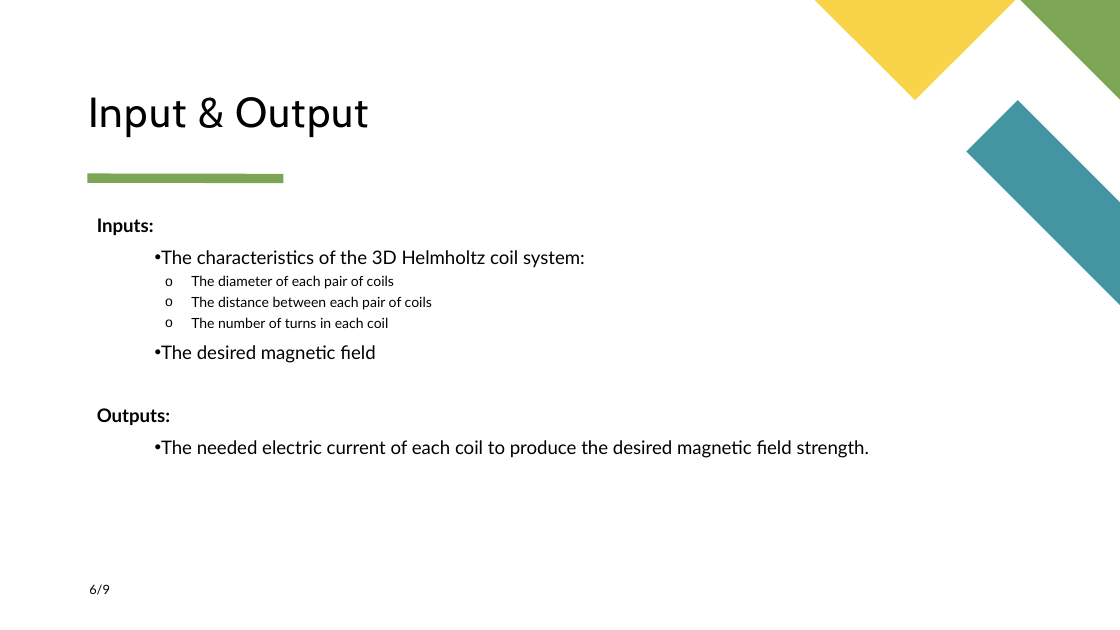
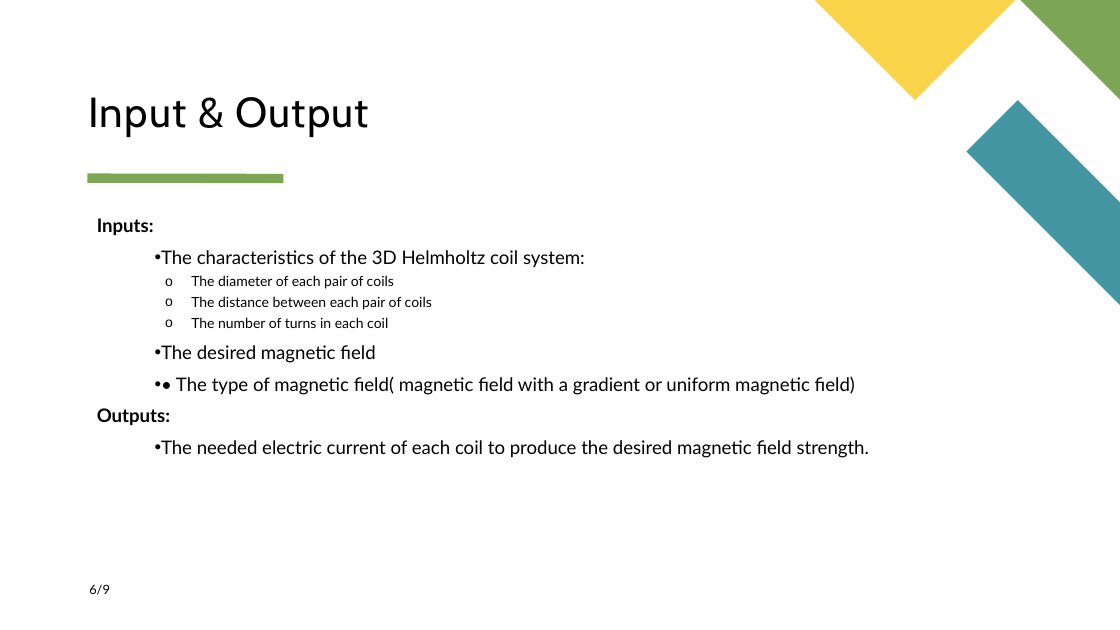
Before and after one commit to rnorouziani/3D-H3C, a slide deck: slide 6 of docs/Presentations/SRS/SRS.pptx. Drawn at 1120x630 pixels with LibreOffice and Linux fonts; fonts in the diff are those of the drawing. Boxes give left, top, right and bottom in pixels: in the first picture for what was removed or moved away, otherwise in the second. Text is boxed around its words. In the diff, an @@ line names an element or a change of style, - is before the commit and + after.

```diff
--- a/docs/Presentations/SRS/SRS.pptx
+++ b/docs/Presentations/SRS/SRS.pptx
@@ text at (176,376,855,395): paragraph added @@
+• • The type of magnetic field( magnetic field with a gradient or uniform magnetic field)
```
Also in this commit, not shown: 5 other slides changed.
